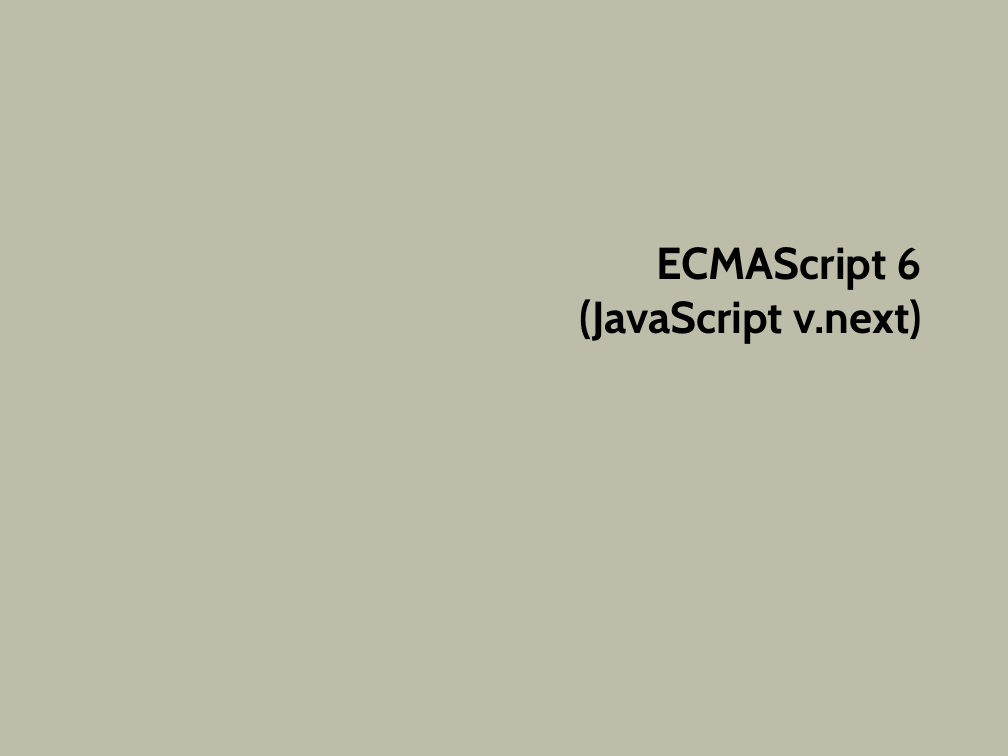
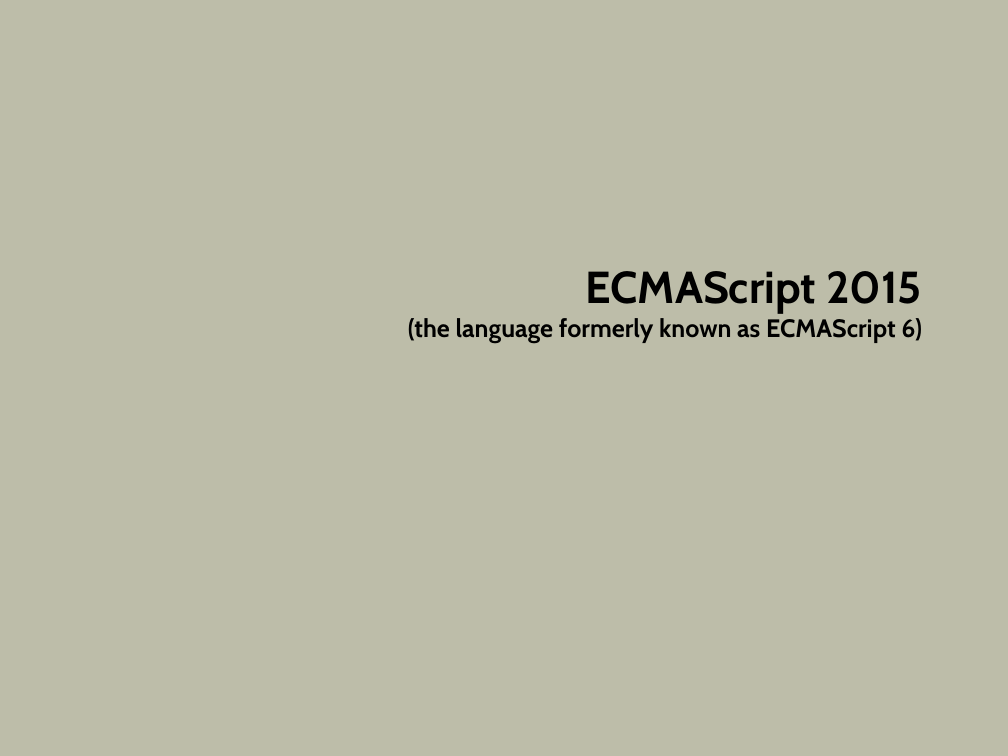
Before and after one commit to OdeToCode/classes, a slide deck: slide 1 of angularjs/slides/11_es6.pptx. Drawn at 1008x756 pixels with LibreOffice and Linux fonts; fonts in the diff are those of the drawing; background and template pictures are left out. Boxes give left, top, right and bottom in pixels: in the first picture for what was removed or moved away, otherwise in the second. Text is boxed around its words. In the diff, an @@ line names an element or a change of style, - is before the commit and + after.

Commit message:
es6 update

```diff
--- a/angularjs/slides/11_es6.pptx
+++ b/angularjs/slides/11_es6.pptx
@@ title at [408, 271, 922, 343]: text changed; size 32 to 18 pt @@
-ECMAScript 6
-(JavaScript v.next)
+ECMAScript 2015
+(the language formerly known as ECMAScript 6)
```
Also in this commit, not shown: 1 other slide changed.
